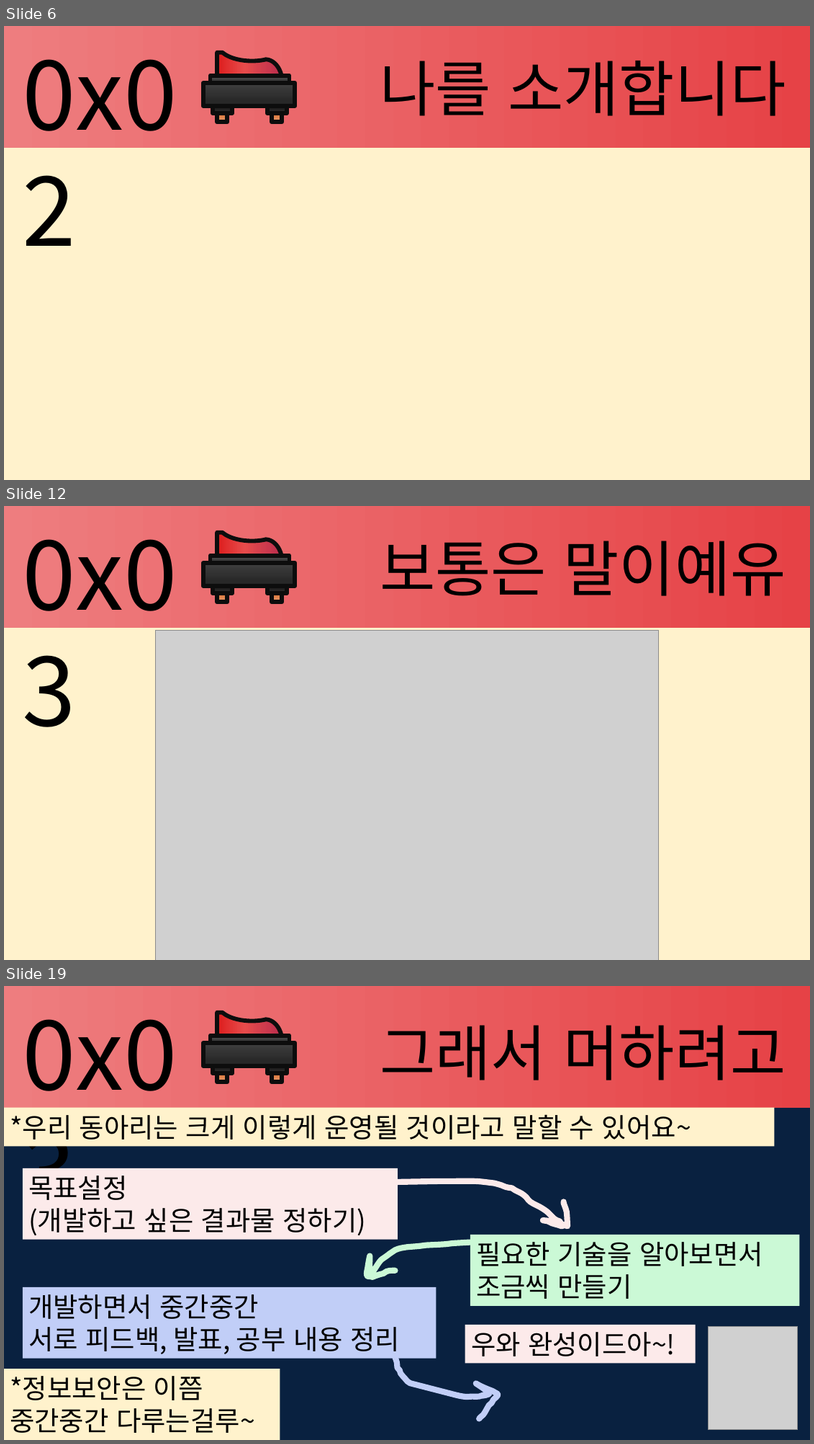
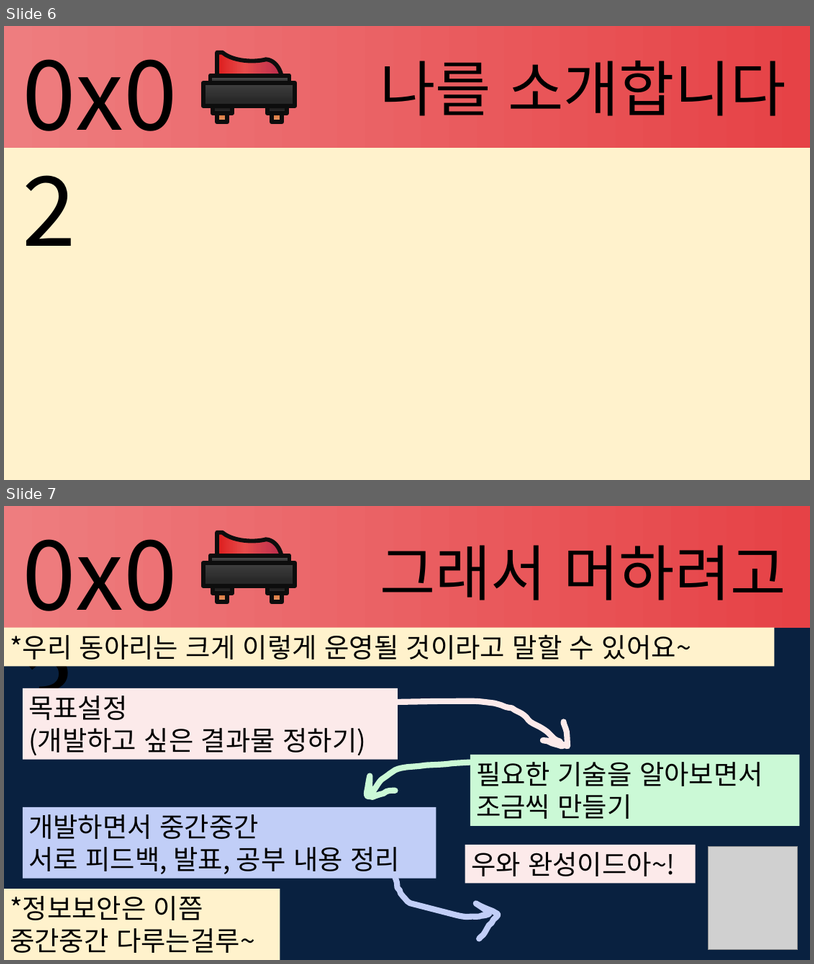
Before and after one commit to JunhoYeo/2018-Switch, a slide deck: switch-presentation/switch-OT.pptx. Shown one above the other, each under a label of ours: slides 6, 12 and 19 before the commit, slides 6 and 7 after it; the slides between them are not shown. The pictures are 814x1444 and 814x964 pixels, drawn with LibreOffice and Linux fonts; fonts in the diff are those of the drawing; grey boxes stand for pictures; background and template pictures are left out. Boxes give left, top, right and bottom in pixels: in the first picture for what was removed or moved away, otherwise in the second. Text is boxed around its words. In the diff, an @@ line names an element or a change of style, - is before the commit and + after.

```diff
--- a/switch-presentation/switch-OT.pptx
+++ b/switch-presentation/switch-OT.pptx
@@ slide 12 removed at [4, 506, 810, 960], background #FFF2CC @@
@@ rectangle removed at [4, 506, 810, 628] @@
@@ text removed at [17, 510, 221, 633] @@
-0x03
@@ text removed at [380, 541, 787, 596] @@
-보통은 말이예유
@@ group removed at [203, 533, 296, 602]: 6 rectangles, 1 freeform shape @@
@@ picture removed at [155, 630, 659, 960] @@
@@ what was slide 19 is now slide 7 @@
```
Also in this commit, not shown: 11 other slides removed, 2 other files.
